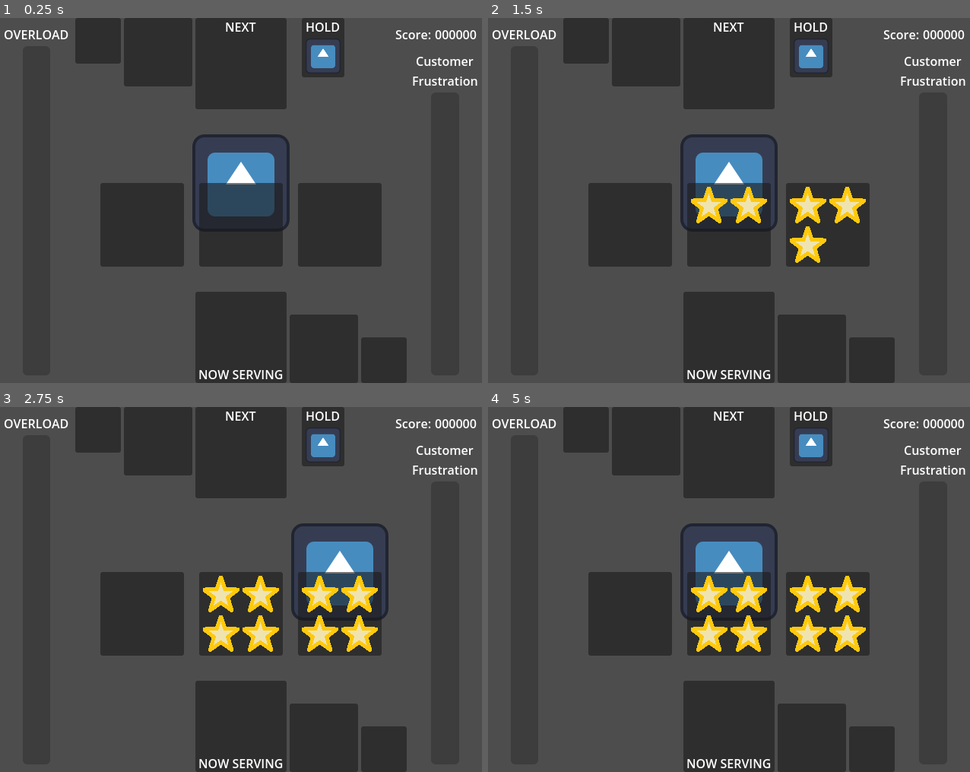
Above: before the commit, frames 1-4 (two rows, left to right).
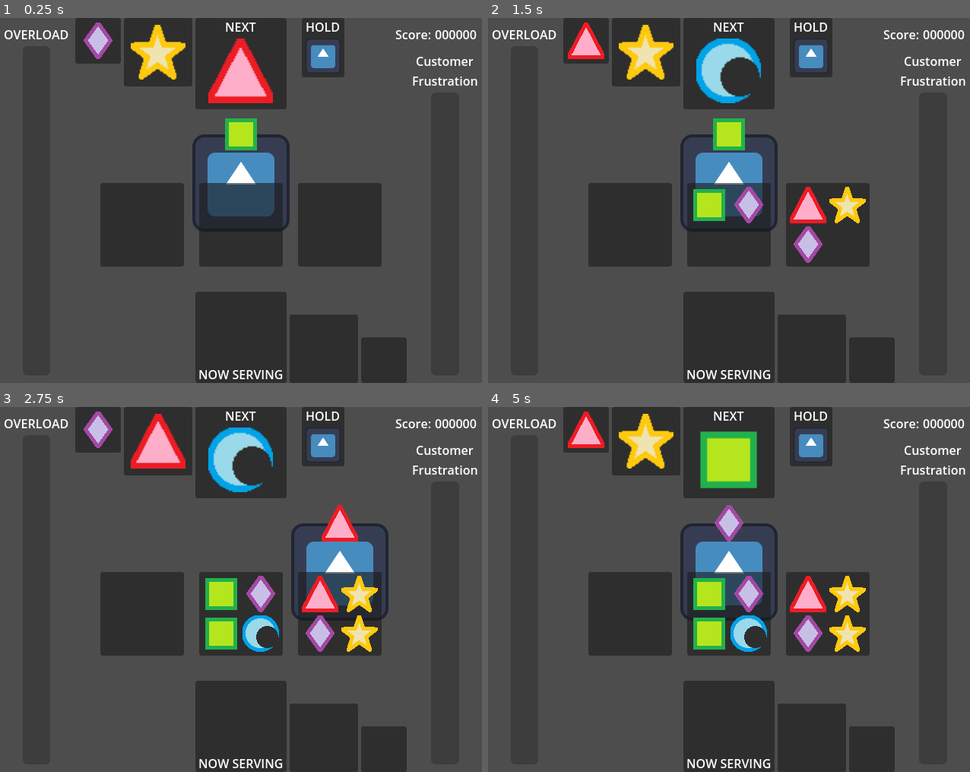
Above: after the commit, the same moments.

Repository: SamBumgardner/cure-all
Game: Godot game, scene res://src/gameplay/gameplay.tscn
The game is run twice, just before and just after one commit, with the same random seed, the same clock (stepped at 60 frames per second) and the same inputs. The engine's default icon, where the game draws it, is replaced by a stand-in: a white triangle on a blue panel in a dark square.
Inputs:
- Up to frame 1 (0.25 s): no input
- Up to frame 2 (1.5 s): tap Enter (ui_accept) at 0.5, 0.6, 0.77, 1.07, 1.35 s; hold Right (ui_right) 0.53-1.28 s; hold Left (ui_left) from 1.28 s (still down)
- Up to frame 3 (2.75 s): tap Enter (ui_accept) at 1.52, 1.82, 2.1 s; release Left (ui_left) at 2.03 s; hold Right (ui_right) from 2.03 s (still down)
- Up to frame 4 (5 s): tap Enter (ui_accept) at 2.75, 2.85, 3.02, 3.32, 3.6, 3.77, 4.07, 4.35, 4.52, 4.82 s; release Right (ui_right) at 3.53 s; hold Left (ui_left) from 3.53 s (still down)

The runs differ from the first frame. In frame 1, 3.3% of the frame differs, in the area x 17-57%, y 1-37%; in frame 2, 5.3%; in frame 3, 6.4%; in frame 4, 6.8%, in the area x 16-71%, y 1-68%.

Commit message:
handle ingredient queue

Diff:
--- a/game/src/gameplay/gameplay.gd
+++ b/game/src/gameplay/gameplay.gd
@@ -1,7 +1,16 @@
 class_name Gameplay extends Node2D
 
 @onready var player: Sprite2D = $Player
+@onready var held_ingredient: Sprite2D = $Player/HeldIngredient
+
+@onready var hud: Hud = $Hud
 @onready var cauldrons: Array[Node] = $Hud/Cauldrons.get_children()
+
+var queue_helper: QueueHelper = QueueHelper.new()
+var held_ingredient_type: Ingredient.TYPES:
+    set(new_value):
+        held_ingredient_type = new_value
+        held_ingredient.texture = load(Ingredient.INGREDIENT_ICON_FORMAT % Ingredient.INGREDIENT_NAMES[held_ingredient_type])
 
 var cauldron_anchors: Array[Node]
 var current_player_cauldron_i: int:
@@ -15,6 +24,7 @@
     cauldron_anchors.sort_custom(func(a, b): return a.global_position.x < b.global_position.x)
 
     current_player_cauldron_i = cauldron_anchors.size() / 2
+    take_next_ingredient()
 
 func _process(_delta: float) -> void:
     if Input.is_action_just_pressed("ui_left"):
@@ -27,4 +37,9 @@
         current_player_cauldron_i = (current_player_cauldron_i + 1) % cauldron_anchors.size()
 
     if Input.is_action_just_pressed("ui_accept"):
-        cauldrons[current_player_cauldron_i].add_ingredient("star")
+        cauldrons[current_player_cauldron_i].add_ingredient(held_ingredient_type)
+        take_next_ingredient()
+
+func take_next_ingredient():
+    held_ingredient_type = queue_helper.cycle_queue()
+    hud.update_ingredient_queue(queue_helper.queued_ingredients)
--- a/game/src/gameplay/gameplay.tscn
+++ b/game/src/gameplay/gameplay.tscn
@@ -1,9 +1,10 @@
-[gd_scene load_steps=5 format=3 uid="uid://4husr2ek7co7"]
+[gd_scene load_steps=6 format=3 uid="uid://4husr2ek7co7"]
 
 [ext_resource type="PackedScene" uid="uid://cgnajcvst8qr7" path="res://src/gameplay/ui/hud.tscn" id="1_a64cp"]
 [ext_resource type="Script" path="res://src/gameplay/gameplay.gd" id="1_e2x2a"]
 [ext_resource type="PackedScene" uid="uid://ch3gfoevk7wsu" path="res://src/gameplay/ui/cauldron.tscn" id="2_w8oa4"]
 [ext_resource type="Texture2D" uid="uid://cf3dlx7olnpnr" path="res://icon.svg" id="3_excy8"]
+[ext_resource type="Texture2D" uid="uid://c6vvyjohdo563" path="res://assets/art/diamond_icon.png" id="5_0h22c"]
 
 [node name="Gameplay" type="Node2D"]
 script = ExtResource("1_e2x2a")
@@ -35,3 +36,7 @@
 z_index = -1
 position = Vector2(190, 217)
 texture = ExtResource("3_excy8")
+
+[node name="HeldIngredient" type="Sprite2D" parent="Player"]
+position = Vector2(0, -64)
+texture = ExtResource("5_0h22c")
--- /dev/null
+++ b/game/src/gameplay/helper/ingredient.gd
@@ -0,0 +1,26 @@
+class_name Ingredient extends RefCounted
+
+const NONE: int = -1
+const DIAMOND: int = 0
+const MOON: int = 1
+const SQUARE: int = 2
+const STAR: int = 3
+const TRIANGLE: int = 4
+const COUNT: int = 5
+
+enum TYPES {
+    DIAMOND = 0,
+    MOON = 1,
+    SQUARE = 2,
+    STAR = 3,
+    TRIANGLE = 4
+}
+
+const INGREDIENT_NAMES: Array[String] = [
+    "diamond",
+    "moon",
+    "square",
+    "star",
+    "triangle",
+]
+const INGREDIENT_ICON_FORMAT: String = "res://assets/art/%s_icon.png"
--- /dev/null
+++ b/game/src/gameplay/helper/queue_helper.gd
@@ -0,0 +1,26 @@
+class_name QueueHelper extends RefCounted
+
+const QUEUE_SIZE = 3
+const BAG_RANDOMIZER_COUNT = 2
+
+var unqueued_ingredients: Array[Ingredient.TYPES] = []
+var queued_ingredients: Array[Ingredient.TYPES] = []
+var queued_ingredient_names: Array:
+    get():
+        return queued_ingredients.map(func(x): return Ingredient.INGREDIENT_NAMES[x])
+
+func _init() -> void:
+    refill_unqueued_ingredients()
+    for i in QUEUE_SIZE:
+        queued_ingredients.append(unqueued_ingredients.pop_back())
+
+func refill_unqueued_ingredients():
+    while unqueued_ingredients.size() <= (BAG_RANDOMIZER_COUNT - 1) * Ingredient.COUNT:
+        unqueued_ingredients.append_array(Ingredient.TYPES.values())
+        unqueued_ingredients.shuffle()
+
+func cycle_queue() -> Ingredient.TYPES:
+    queued_ingredients.append(unqueued_ingredients.pop_back())
+    refill_unqueued_ingredients()
+
+    return queued_ingredients.pop_front()
--- a/game/src/gameplay/ui/cauldron.gd
+++ b/game/src/gameplay/ui/cauldron.gd
@@ -1,14 +1,6 @@
 class_name Cauldron extends Control
 
 const MAX_INGREDIENTS: int = 4
-const INGREDIENT_TYPES: Array[String] = [
-    "diamond",
-    "moon",
-    "square",
-    "star",
-    "triangle",
-]
-const INGREDIENT_ICON_FORMAT: String = "res://assets/art/%s_icon.png"
 
 @export var ingredient_container: Node
 
@@ -18,9 +10,11 @@
 func _ready() -> void:
     ingredients.map(func(x): x.hide())
 
-func add_ingredient(ingredient_type: String) -> void:
+func add_ingredient(ingredient_type: Ingredient.TYPES) -> void:
     if active_ingredients_count < MAX_INGREDIENTS:
         var current_ingredient: TextureRect = ingredients[active_ingredients_count] as TextureRect
         current_ingredient.show()
-        current_ingredient.texture = load(INGREDIENT_ICON_FORMAT % ingredient_type)
+
+        var ingredient_name = Ingredient.INGREDIENT_NAMES[ingredient_type]
+        current_ingredient.texture = load(Ingredient.INGREDIENT_ICON_FORMAT % ingredient_name)
         active_ingredients_count += 1
--- /dev/null
+++ b/game/src/gameplay/ui/hud.gd
@@ -0,0 +1,6 @@
+class_name Hud extends Control
+
+@onready var ingredient_queue: IngredientQueue = $IngredientQueue
+
+func update_ingredient_queue(ingredient_types: Array[Ingredient.TYPES]):
+    ingredient_queue.set_queue_icon_textures(ingredient_types)
--- a/game/src/gameplay/ui/hud.tscn
+++ b/game/src/gameplay/ui/hud.tscn
@@ -1,12 +1,16 @@
-[gd_scene load_steps=2 format=3 uid="uid://cgnajcvst8qr7"]
-
+[gd_scene load_steps=5 format=3 uid="uid://cgnajcvst8qr7"]
+
+[ext_resource type="Script" path="res://src/gameplay/ui/ingredient_queue.gd" id="1_25ctl"]
 [ext_resource type="Texture2D" uid="uid://cf3dlx7olnpnr" path="res://icon.svg" id="1_b5dn5"]
+[ext_resource type="Script" path="res://src/gameplay/ui/hud.gd" id="1_q6liu"]
+[ext_resource type="Texture2D" uid="uid://c6vvyjohdo563" path="res://assets/art/diamond_icon.png" id="2_2asxs"]
 
 [node name="Hud" type="Control"]
 layout_mode = 3
 anchors_preset = 0
 offset_right = 640.0
 offset_bottom = 480.0
+script = ExtResource("1_q6liu")
 
 [node name="IngredientQueue" type="HBoxContainer" parent="."]
 layout_mode = 1
@@ -15,29 +19,75 @@
 anchor_right = 0.5
 offset_right = 60.0
 grow_horizontal = 0
+script = ExtResource("1_25ctl")
 
 [node name="ThirdIngredient" type="Panel" parent="IngredientQueue"]
 custom_minimum_size = Vector2(60, 60)
 layout_mode = 2
 size_flags_vertical = 0
 
+[node name="Icon" type="TextureRect" parent="IngredientQueue/ThirdIngredient"]
+custom_minimum_size = Vector2(48, 48)
+layout_mode = 1
+anchors_preset = 8
+anchor_left = 0.5
+anchor_top = 0.5
+anchor_right = 0.5
+anchor_bottom = 0.5
+offset_left = -24.0
+offset_top = -24.0
+offset_right = 24.0
+offset_bottom = 24.0
+grow_horizontal = 2
+grow_vertical = 2
+texture = ExtResource("2_2asxs")
+stretch_mode = 4
+
 [node name="SecondIngredient" type="Panel" parent="IngredientQueue"]
 custom_minimum_size = Vector2(90, 90)
 layout_mode = 2
 size_flags_vertical = 0
 
+[node name="Icon" type="TextureRect" parent="IngredientQueue/SecondIngredient"]
+custom_minimum_size = Vector2(72, 72)
+layout_mode = 1
+anchors_preset = 8
+anchor_left = 0.5
+anchor_top = 0.5
+anchor_right = 0.5
+anchor_bottom = 0.5
+offset_left = -32.0
+offset_top = -32.0
+offset_right = 32.0
+offset_bottom = 32.0
+grow_horizontal = 2
+grow_vertical = 2
+texture = ExtResource("2_2asxs")
+stretch_mode = 4
+
 [node name="FirstIngredient" type="Panel" parent="IngredientQueue"]
 custom_minimum_size = Vector2(120, 120)
 layout_mode = 2
 
-[node name="Label" type="Label" parent="IngredientQueue/FirstIngredient"]
-layout_mode = 1
-anchors_preset = 10
-anchor_right = 1.0
-offset_bottom = 23.0
-grow_horizontal = 2
+[node name="VBoxContainer" type="VBoxContainer" parent="IngredientQueue/FirstIngredient"]
+layout_mode = 1
+anchors_preset = 15
+anchor_right = 1.0
+anchor_bottom = 1.0
+grow_horizontal = 2
+grow_vertical = 2
+
+[node name="Label" type="Label" parent="IngredientQueue/FirstIngredient/VBoxContainer"]
+layout_mode = 2
 text = "NEXT"
 horizontal_alignment = 1
+
+[node name="Icon" type="TextureRect" parent="IngredientQueue/FirstIngredient/VBoxContainer"]
+custom_minimum_size = Vector2(85, 85)
+layout_mode = 2
+size_flags_horizontal = 4
+texture = ExtResource("2_2asxs")
+stretch_mode = 4
 
 [node name="CustomerQueue" type="HBoxContainer" parent="."]
 layout_mode = 1
--- /dev/null
+++ b/game/src/gameplay/ui/ingredient_queue.gd
@@ -0,0 +1,11 @@
+class_name IngredientQueue extends HBoxContainer
+
+@onready var queue_icons: Array[TextureRect] = [
+    $FirstIngredient/VBoxContainer/Icon,
+    $SecondIngredient/Icon,
+    $ThirdIngredient/Icon
+]
+
+func set_queue_icon_textures(ingredients: Array[Ingredient.TYPES]):
+    for i in queue_icons.size():
+        queue_icons[i].texture = load(Ingredient.INGREDIENT_ICON_FORMAT % Ingredient.INGREDIENT_NAMES[ingredients[i]])
